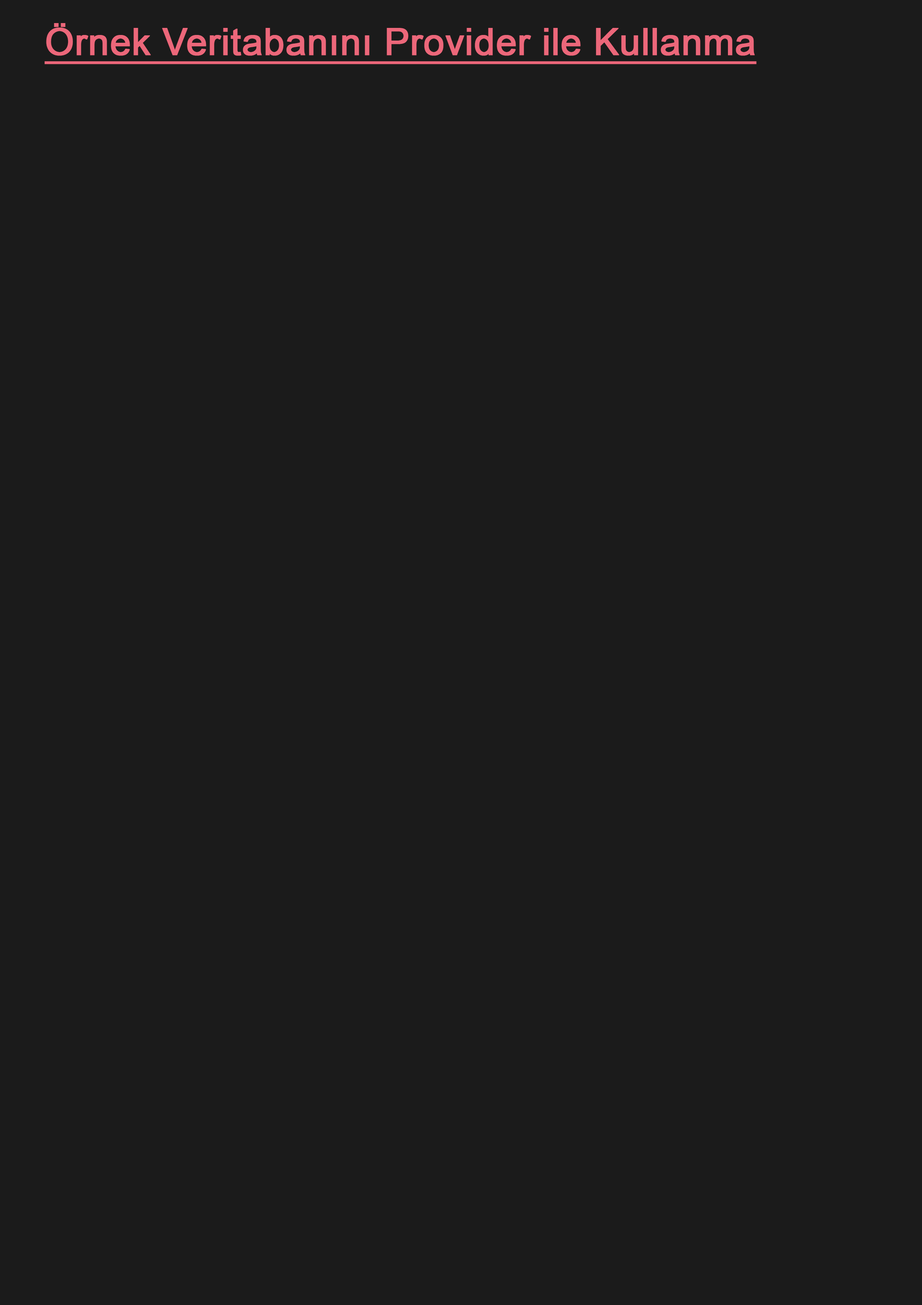
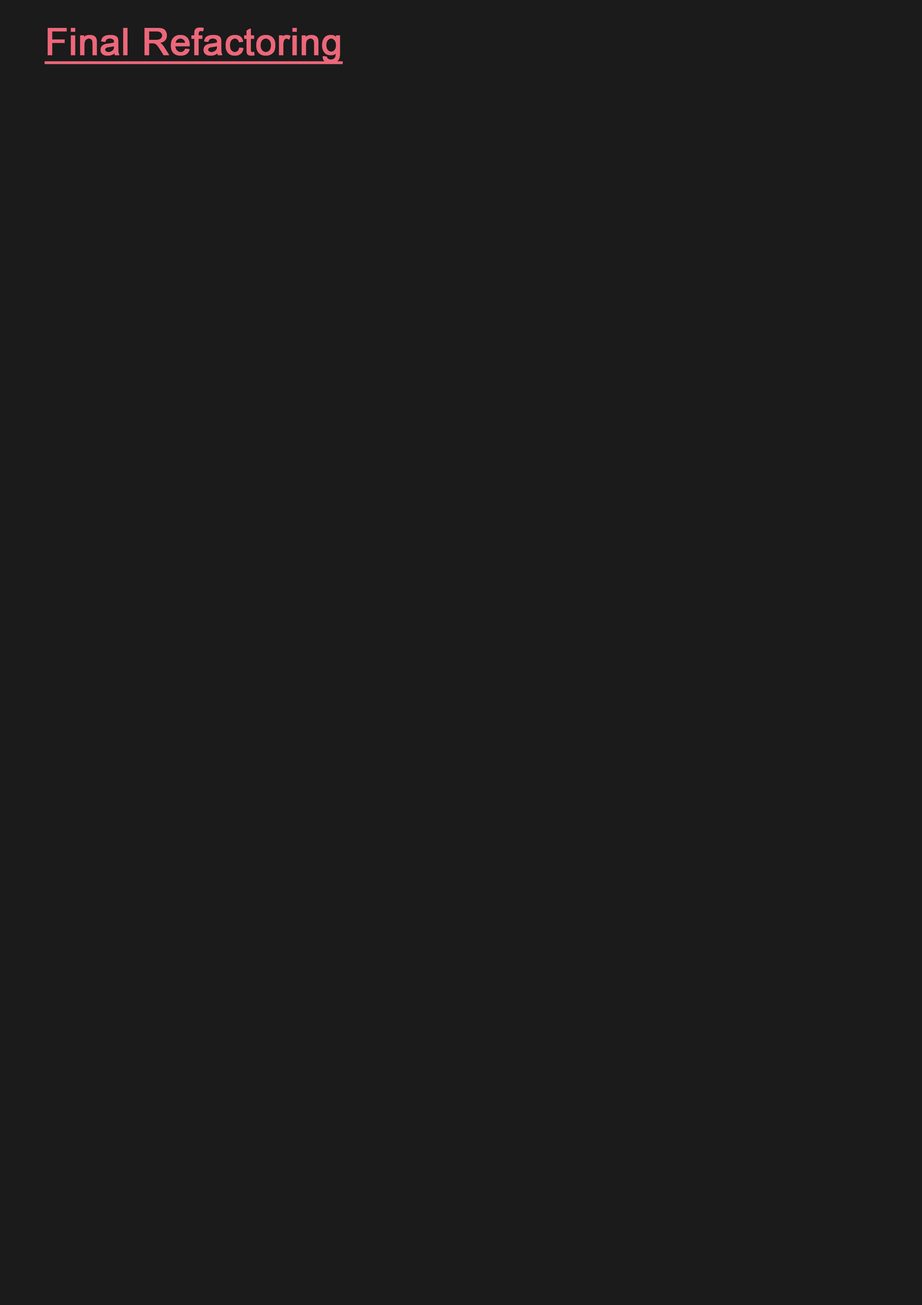
Layers edited between the first and the second 922×1305 image:
renamed "Örnek Veritabanını Provider ile Kullanma" to "Final Refactoring", painted on it over [46, 23, 757, 65]
